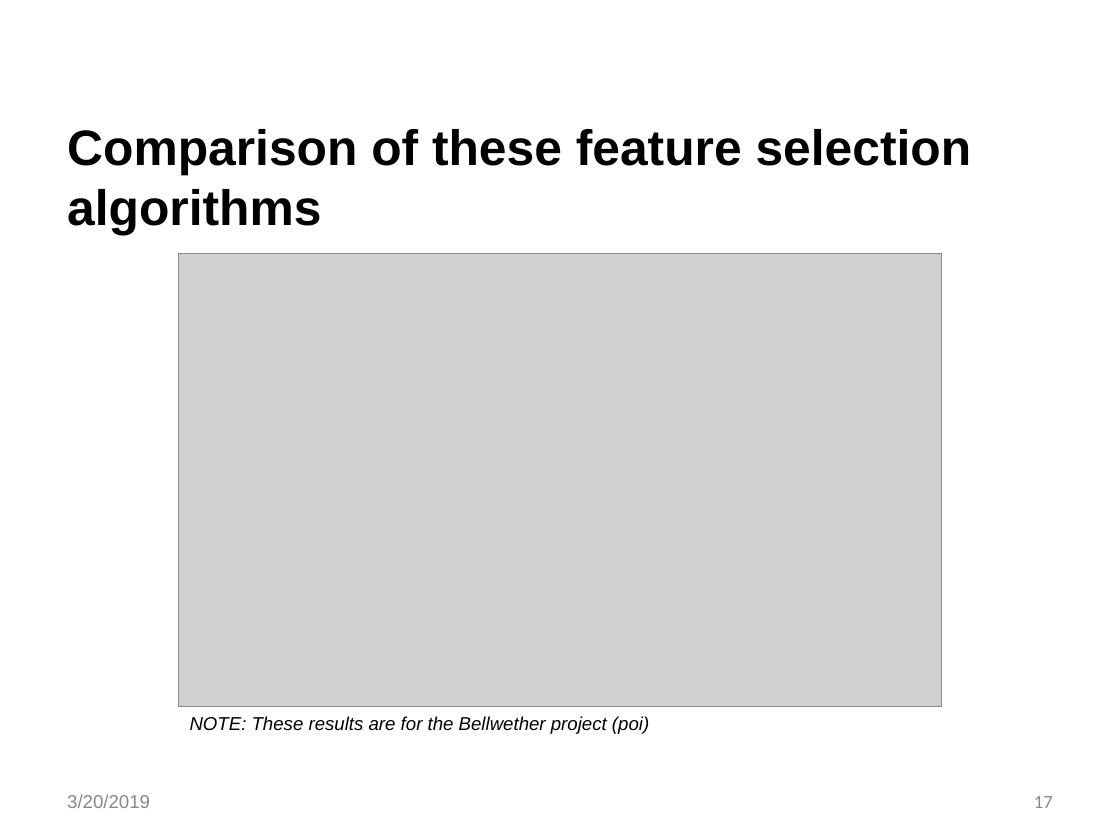
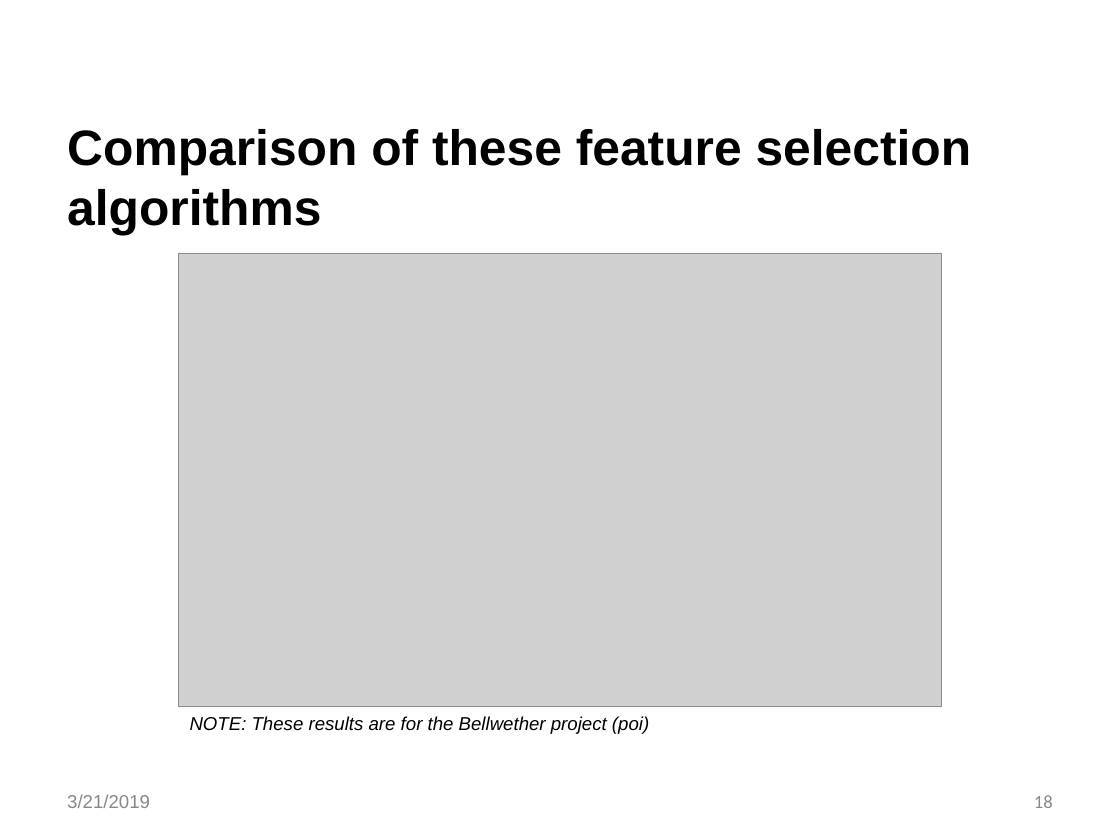
Before and after one commit to akshaynalwaya/Thesis-project-Bellwethers, a slide deck: slide 18 of Bellwethers.pptx (slide 17 before the commit). Drawn at 1120x840 pixels with LibreOffice and Linux fonts; fonts in the diff are those of the drawing; grey boxes stand for pictures; background and template pictures are left out. Boxes give left, top, right and bottom in pixels: in the first picture for what was removed or moved away, otherwise in the second. Text is boxed around its words. In the diff, an @@ line names an element or a change of style, - is before the commit and + after.

```diff
--- a/Bellwethers.pptx
+++ b/Bellwethers.pptx
@@ text at (67,794,150,808): text changed @@
-3/20/2019
+3/21/2019
@@ page number at (1034,795,1053,808): text changed @@
-17
+18
```
Also in this commit, not shown: 21 other slides changed, 1 slide added, 2 other files.
